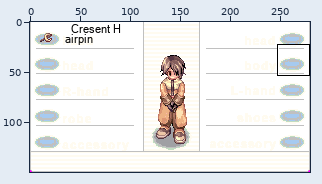
Two states of a sprite sheet, pyflask/app/static/assets/equip_custom.png. The picture above shows the old version from afar; the outline marks the close-up.
Close-up. Before:
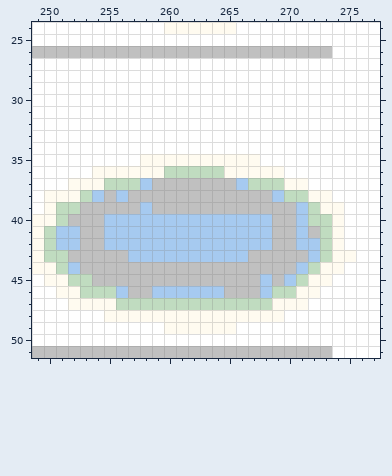
The file is 280x150 pixels. Colours within 5 levels of each other are drawn and written as one. Shown: x 249..277, y 24..51. The commit also changed other parts of the picture, which this record leaves out.
Once edited:
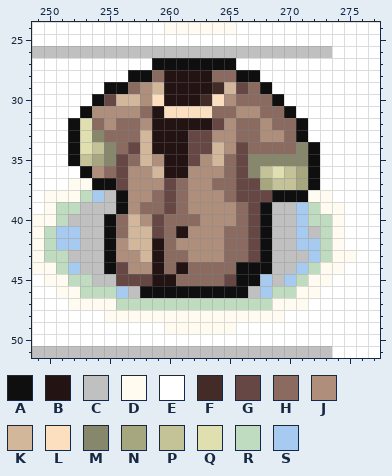
Palette (. is transparent): A #0f0f0f  B #231313  C #c0c0c0  D #fffbf0  E #ffffff  F #432b27  G #674743  H #8b6b5f  J #af8f7b  K #d3b79b  L #fbdfbf  M #87876b  N #a7a77f  P #c3c397  Q #dfdfaf  R #c0dcc0  S #a6caf0
The edit:
y 27: x 259..265 EEEEEEE -> AAAAAAA
y 28: x 257..267 EEEEEEEEEEE -> AAHBBBBHHAA
y 29: x 255..268 EEEEEEEEEEEEEE -> AAHJKBBBBFKGHA
y 30: x 254..269 EEEEEEEEEEEEEEEE -> AGKKJLBBBFLJHHHA
y 31: x 253..270 EEEEEEEEEEEEEEEEEE -> AJJJJHBLLLLHHJJHHA
y 32: x 252..271 EEEEEEEEEEEEEEEEEEEE -> AQHJHHJBBBBBGJHHJHHA
y 33: x 252..271 EEEEEEEEEEEEEEEEEEEE -> AQMHHHKBBBGGJJHHJJHA
y 34: x 252..272 EEEEEEEEEEEEEEEEEEEEE -> AQPMHGKBBBGGKJGHHHHMA
y 35: x 252..272 EEEEEEDDDDDDDDDDEEEEE -> APNMGHKJBBGJKHGMMMMMA
y 36: x 253..272 EDDDDDDRRRRRDDDDDEEE -> AJHGJJKBBJJJHGMPQPNA
y 37: x 254..272 DRRRSCCCCCCCSRRRDDE -> AAGJJJGHJJHHGGNPPNA
y 38: x 256..271 SCCCCCCCCCCCCSRR -> AJJHGHJJJHGGGAAA
y 39: x 256..268 CCSCCCCCCCCCC -> AJHHGHJJJJHGA
y 40: x 255..268 SSSSSSSSSSSSSS -> AHKJGHHHJJJHGA
y 41: x 255..268 SSSSSSSSSSSSSS -> AHKKGHBJJJHHGA
y 42: x 255..268 SSSSSSSSSSSSSS -> AJKKBHJJJJHHGA
y 43: x 255..268 CCSSSSSSSSSSCC -> AJJKBHHJJJHHGA
y 44: x 255..268 CCCCCCCCCCCCCC -> AGJJBHBHHHHAAA
y 45: x 256..267 CCCCCCCCCCCC -> GGGBBHHHHGAA
y 46: x 258..266 CSSSSSSCC -> AAAAAAAAA
